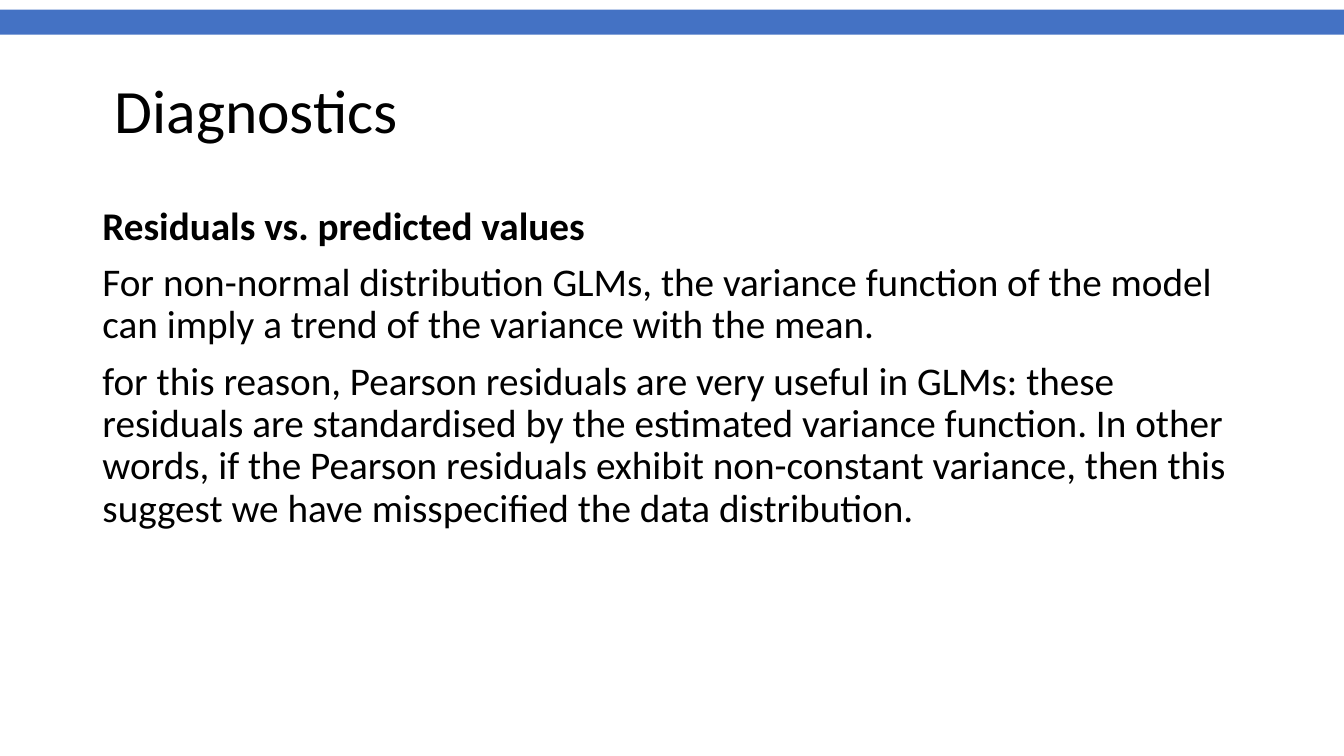
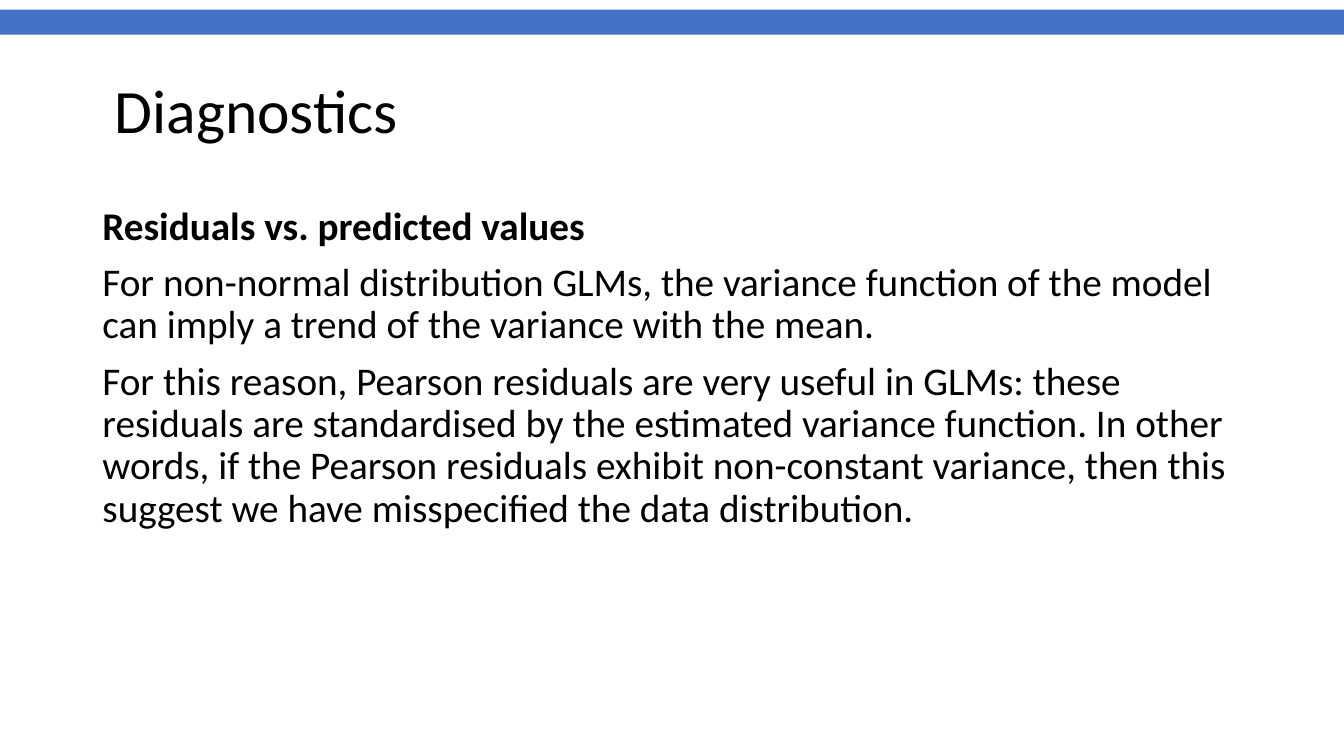
Before and after one commit to gitMarcH/COM_STA621_2020, a slide deck: slide 114 of COM_MScBioinformatics_2020_Session6.pptx (slide 113 before the commit). Drawn at 1344x756 pixels with LibreOffice and Linux fonts; fonts in the diff are those of the drawing; background and template pictures are left out. Boxes give left, top, right and bottom in pixels: in the first picture for what was removed or moved away, otherwise in the second. Text is boxed around its words. In the diff, an @@ line names an element or a change of style, - is before the commit and + after.

```diff
--- a/COM_MScBioinformatics_2020_Session6.pptx
+++ b/COM_MScBioinformatics_2020_Session6.pptx
@@ text at bbox=[102, 367, 1226, 529]: text changed @@
-for this reason, Pearson residuals are very useful in GLMs: these residuals are standardised by the estimated variance function. In other words, if the Pearson residuals exhibit non-constant variance, then this suggest we have misspecified the data distribution.
+For this reason, Pearson residuals are very useful in GLMs: these residuals are standardised by the estimated variance function. In other words, if the Pearson residuals exhibit non-constant variance, then this suggest we have misspecified the data distribution.
```
Also in this commit, not shown: 2 other slides changed, 1 slide added, 1 other file.
